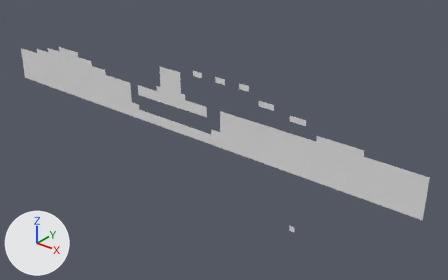
Renders of the OBJ model MardukGame/Assets/Tiled2Unity/Meshes/level4.obj from each side of a commit.
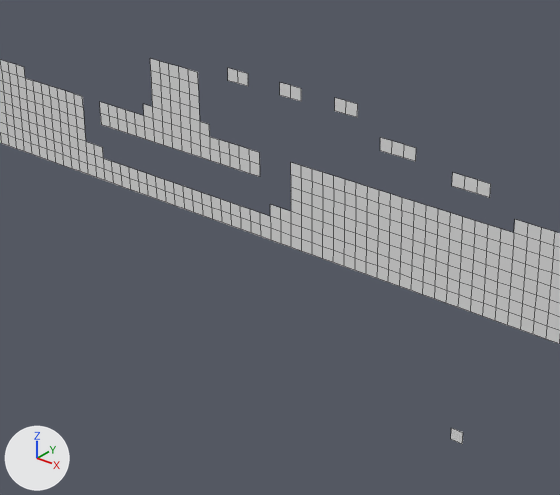
Each version is shown whole from a camera (50 mm lens) standing at (1252.0, -4858.0, 1270.0) and looking at (-2866.0, 290.0, -1921.0), then close up on the part from 21% to 75% of the width and 15% to 91% of the height. The axes (+X, +Y, +Z) are drawn at lower left. The lights are the same throughout. The close-ups show mesh edges as thin lines. Where no turn or scale is listed for an object, it has been applied to the vertices.

In view in the first close-up: 'level4'.
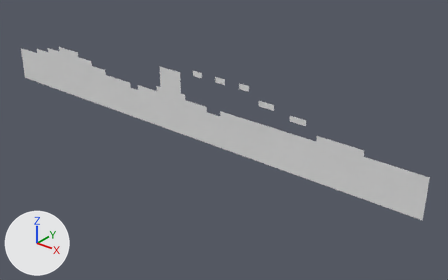
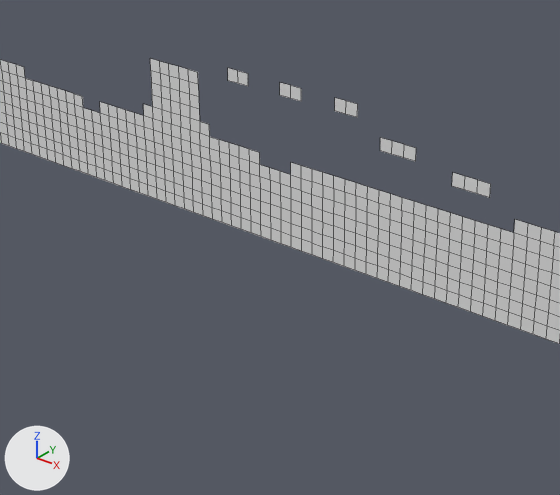
Where the change shows, as pixel boxes (x1, y1, x2, y2) in the close-ups (560 x 495 px):
'level4', reshaped: before (0, 59, 560, 444); after (0, 59, 560, 344)
part 1 of me_level4, deleted: before (451, 428, 463, 444)
part 2 of me_level4, added: after (83, 108, 291, 216)

Edits to the bpy script that builds the scene:
```text
Change me_level4:
    used by ob_level4; location = (0.0, 0.0, 0.0)
    remove me_level4.from_pydata(...)  # 837 vertices, 676 faces; spans x -6336.0..-320.0, y 0.0, z -2560.0..-1024.0
    add me_level4.from_pydata(...)  # 877 vertices, 742 faces; spans x -6336.0..-320.0, y 0.0, z -1856.0..-1024.0
    me_level4 part 1: the loose piece of 4 vertices spanning x -1728.0..-1664.0, y 0.0, z -2560.0..-2496.0 is deleted
    me_level4 part 2
    3 vertices are added at (-2752.0, 0.0, -1472.0), (-2816.0, 0.0, -1472.0), (-4032.0, 0.0, -1472.0)
    21 new vertices lie (0.0, 0.0, 64.0) away from vertices in x -4032.0..-2752.0, y 0.0, z -1728.0..-1664.0
    20 new vertices lie (0.0, 0.0, 64.0) away from vertices in x -4032.0..-2752.0, y 0.0, z -1664.0..-1600.0
    67 new faces join them
```
